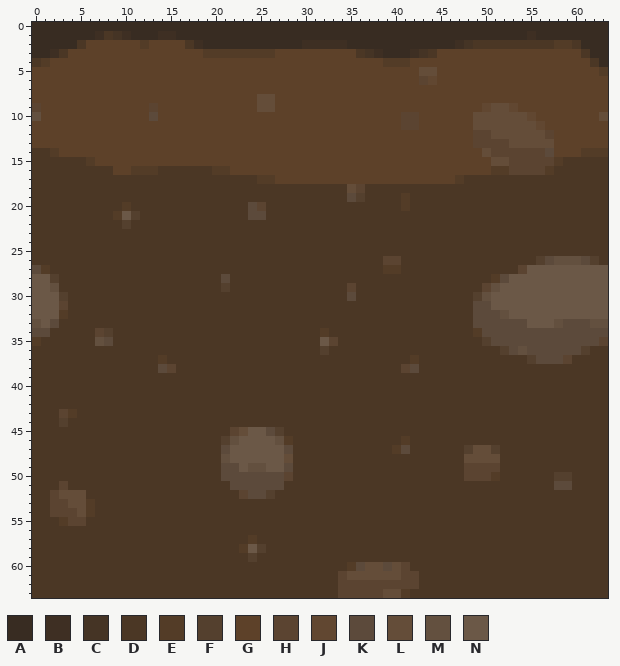
Edited in one commit: pixel-art sprite (Graphics/Tiles/Ground/DirtGround.png). The picture above was drawn from the file before the commit.
The file is 64x64 pixels. Colours within 5 levels of each other are drawn and written as one.
Palette (. is transparent): A #382c22  B #3e2f23  C #453425  D #4b3725  E #533c27  F #54402e  G #5d4129  H #5b4431  J #614731  K #5c4a3b  L #644d39  M #63503f  N #6b5847
Now the later version:
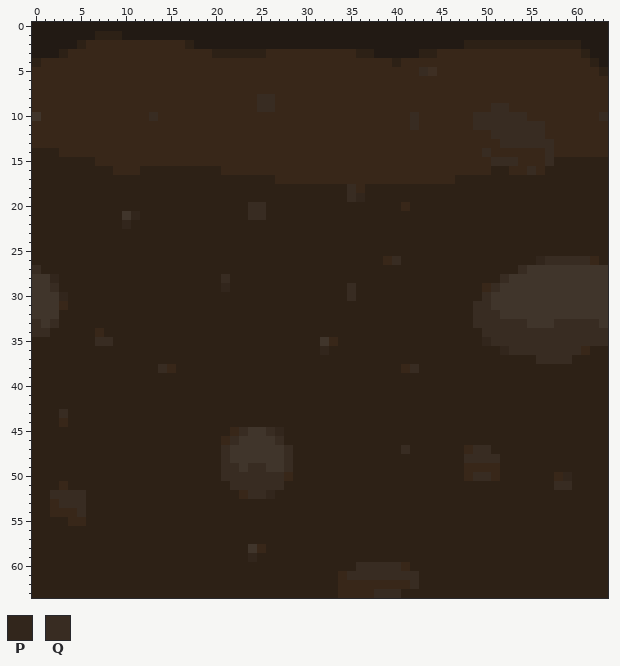
Colours new in this view: P #32261c  Q #382c22
Author's note on the commit: Darkend dirt cave walls.
Changes in this commit:
colour A: #382c22 -> #221a14
colour D: #4b3725 -> #2d2116
colour G: #5d4129 -> #382719
colour N: #6b5847 -> #40352b
Changed rows in their new state; - is a pixel that keeps its letter.
first column x 0:
 1 -------D-DA---AA---------------------------------------A--------
 2 ------------G-----A-----------AAAAA------------AD---------DD----
 3 --A----------------GDDDDDDG----------DA---AD--------------------
 4 -G-------------------------------------GDG----------------------
 5 -------------------------------------------QB------------------D
 6 -------------------------------------------GG-------------------
 8 -------------------------QQ-------------------------------------
 9 G------------G-----------QQ-----------------------GQQG----------
10 N------------Q---------------------------GQ------QQQQQQG-------Q
11 -----------------------------------------GQ------QQQQQQQQ-------
12 -------------------------------------------------GGQQQQQQG------
13 -------------------------------------------------GGGQQQQQQ------
14 --D-----------------------------------------------QGGGGGGQ---GGG
15 ------D--------------------------------------------QQQGGGQD-----
16 -----------GDD------DG-----------------------------DDGGQGD------
17 -------------------------DD--------------------D----------------
18 -----------------------------------QG---------------------------
19 -----------------------------------QP----D----------------------
20 ----------D-------------QQ---------------G----------------------
21 ---------D-P------------QQ--------------------------------------
22 ----------P-----------------------------------------------------
first column x 0:
26 ---------------------------------------GQ---------------PQQQQQG-
27 QD-------------------------------------DD-------------Q---------
28 --P------------------Q-----------------------------DQ-----------
29 --Q------------------P-------------Q--------------GQ------------
30 ---P-------------------------------Q-------------DQ-------------
31 ---G---------------------------------------------QQ-------------
32 ---D---------------------------------------------QQQN-----------
33 Q-Q----------------------------------------------QQQQQQ---QQQQQN
34 QQ-----GD-----------------------D----------------DQQQQQQQQQQQQQQ
35 D------QQ------------------------G----------------PQQQQQQQQQQQQQ
36 --------------------------------P-------------------PQQQQQQQQG--
37 --------------D---------------------------D------------DQQQQ----
38 --------------QG-------------------------GQ---------------------
first column x 2:
43 -QD-------------------------------------------------------
44 -G--------------------------------------------------------
45 --------------------GQ--QP--------------------------------
46 -------------------GQ----QD------------D------------------
47 -------------------Q------Q-----------DQ------GQQD--------
48 -------------------Q------Q-------------------QQQQ--------
49 -------------------QQ-QQ--Q-------------------GGGG--------
50 -------------------QQQQQQQG-------------------GQQG------GP
51 -G------------------QQQQQQ------------------------------QQ
52 QQQQ-----------------GQQP---------------------------------
53 GQQQD-----------------------------------------------------
54 GGGQD-----------------------------------------------------
55 -DGG------------------------------------------------------
57 ----------------------D-----------------------------------
58 ---------------------D-G----------------------------------
59 ----------------------P-----------------------------------
60 ---------------------------------DQQQQQG------------------
61 --------------------------------GQQQQQQQQ-----------------
62 --------------------------------GGGGGGGGQ-----------------
63 --------------------------------GGGGQQQD------------------
Pixel boxes of the changes (left, top, right, bottom) in both pictures:
changed: (32, 22, 608, 598)
